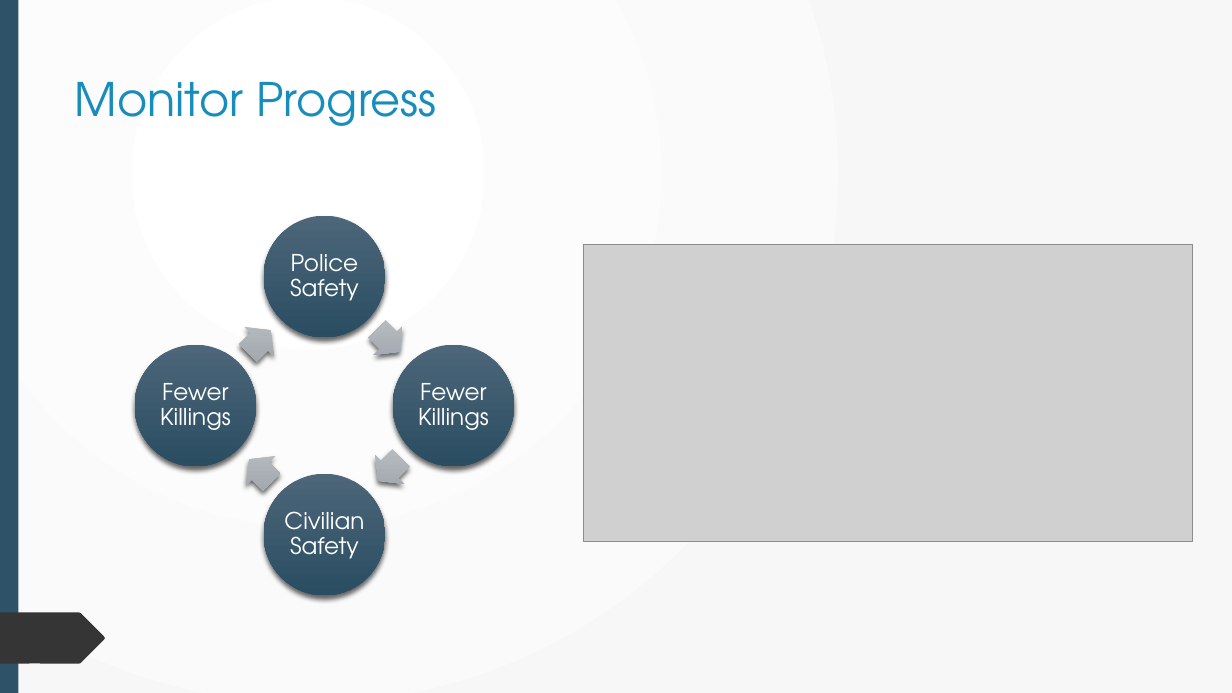
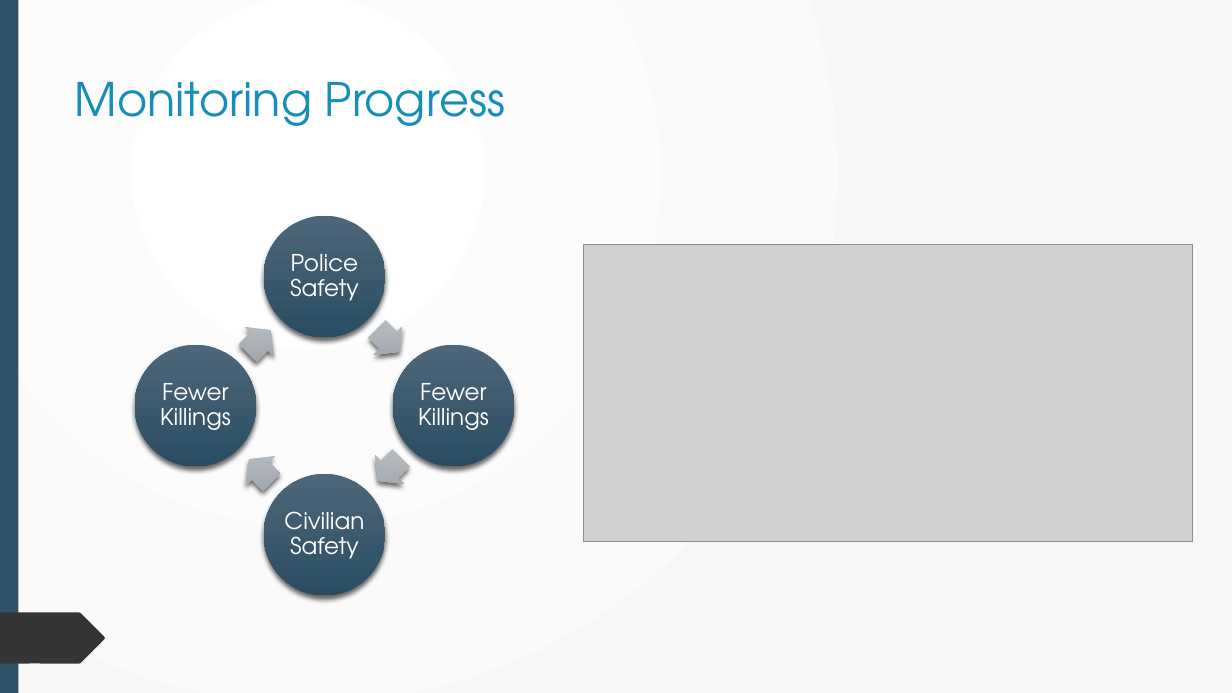
Before and after one commit to dr-natetorious/TIM-7101-Statistics, a slide deck: slide 14 of Section_3_Mgmt_Informed/Week8_Presentation/BachmeierNTIM7101-8.pptx. Drawn at 1232x693 pixels with LibreOffice and Linux fonts; fonts in the diff are those of the drawing; grey boxes stand for pictures. Boxes give left, top, right and bottom in pixels: in the first picture for what was removed or moved away, otherwise in the second. Text is boxed around its words. In the diff, an @@ line names an element or a change of style, - is before the commit and + after.

```diff
--- a/Section_3_Mgmt_Informed/Week8_Presentation/BachmeierNTIM7101-8.pptx
+++ b/Section_3_Mgmt_Informed/Week8_Presentation/BachmeierNTIM7101-8.pptx
@@ title at <box>75,82,505,126</box>: text changed @@
-Monitor Progress
+Monitoring Progress
```
Also in this commit, not shown: 4 other slides changed, 1 other file.
